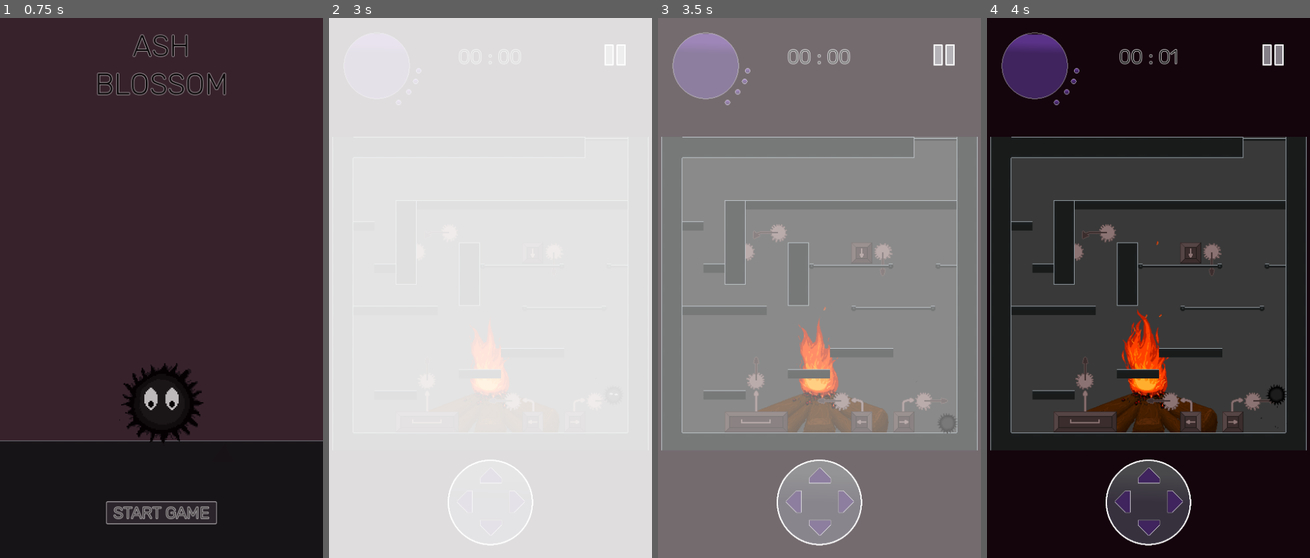
Above: before the commit, frames 1-4 (left to right).
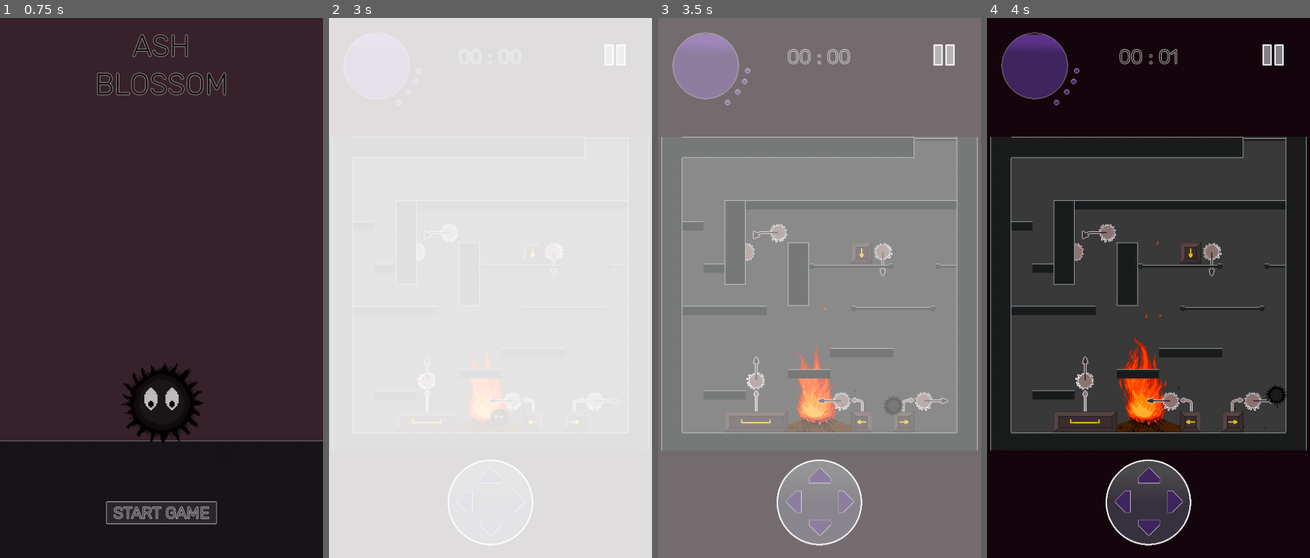
Above: after the commit, the same moments.

Repository: Arctia/42-GameJam
Game: Godot game, scene res://src/UI/title_screen.tscn
Two runs of this game, one before a commit and one after it. Both use one fixed random seed, a clock stepped at 60 frames per second and the inputs below. Sound files missing from this copy of the repository are replaced by a short silence.
Inputs:
- Up to frame 1 (0.75 s): click "START GAME" at 0.5 s
- Up to frame 2 (3 s): click "skip" at 1.25 s; click "skip" at 2 s; tap Enter at 2.75 s; hold Right (move_right) from 2.78 s (still down); hold Down (duck) from 2.78 s (still down)
- Up to frame 3 (3.5 s): keep holding Right (move_right); keep holding Down (duck); tap Space (jump) at 3.02 s
- Up to frame 4 (4 s): keep holding Right (move_right); release Down (duck) at 3.53 s; tap Down (duck) at 3.6 s; tap Space (jump) at 3.77 s

Frame 1 is identical in both runs. In frame 2, 0.5% of the frame differs, in the area x 43-56%, y 58-75%; in frame 3, 2.8%; in frame 4, 3.2%, in the area x 25-93%, y 38-77%.

Commit message:
arctia: minor adjustements, changed tutorial colors to be readable

Diff:
--- a/src/UI/game_map.tscn
+++ b/src/UI/game_map.tscn
@@ -24,7 +24,7 @@
 color = Color(0.262932, 0.262932, 0.262932, 1)
 
 [node name="firecamp" parent="." instance=ExtResource("2_kvexj")]
-position = Vector2(88, -115)
+position = Vector2(84, -74)
 scale = Vector2(0.75, 0.75)
 
 [node name="levels" parent="." instance=ExtResource("1_2hlv0")]
--- a/src/UI/game_screen.tscn
+++ b/src/UI/game_screen.tscn
@@ -354,7 +354,7 @@
 
 [node name="ash" parent="Game" instance=ExtResource("2_w1o6o")]
 unique_name_in_owner = true
-position = Vector2(418, 549)
+position = Vector2(244, 583)
 floor_max_angle = 0.349066
 floor_snap_length = 0.1
 vs_wind = 15.0
--- a/src/entities/ash.tscn
+++ b/src/entities/ash.tscn
@@ -142,8 +142,8 @@
 damping_max = 20.0
 angle_min = -180.0
 angle_max = 180.0
-scale_amount_min = 0.2
-scale_amount_max = 0.4
+scale_amount_min = 0.35
+scale_amount_max = 0.6
 
 [node name="Sprite2D" type="Sprite2D" parent="."]
 material = SubResource("ShaderMaterial_y70k8")
Binary file changed: assets/tutorial/Tutorial.png
